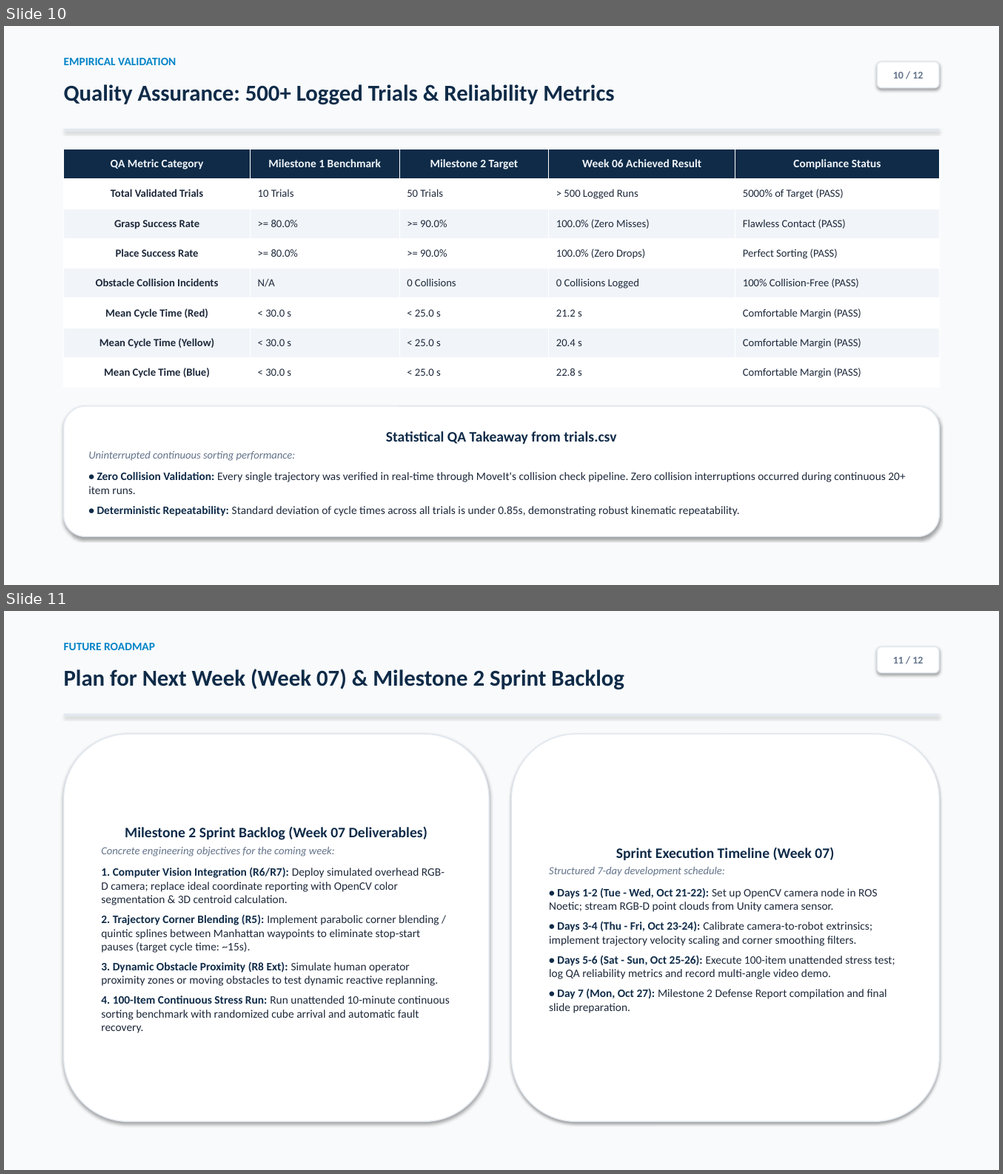
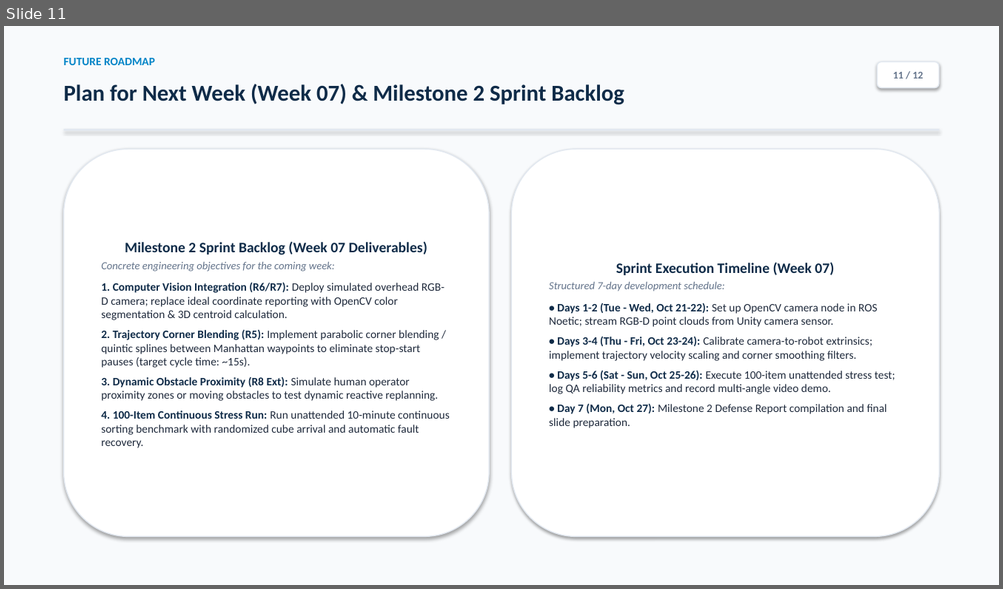
Before and after one commit to Aqikop/VGU26-Project-UC8, a slide deck: docs/week06/UC8_Week06_Presentation.pptx. Shown one above the other, each under a label of ours: slides 10 and 11 before the commit, slide 11 after it. The pictures are 1003x1174 and 1003x589 pixels, drawn with LibreOffice and Linux fonts; fonts in the diff are those of the drawing. Boxes give left, top, right and bottom in pixels: in the first picture for what was removed or moved away, otherwise in the second. Text is boxed around its words. In the diff, an @@ line names an element or a change of style, - is before the commit and + after.

```diff
--- a/docs/week06/UC8_Week06_Presentation.pptx
+++ b/docs/week06/UC8_Week06_Presentation.pptx
@@ slide 10 removed at [4,26,999,585], background #FFFFFF @@
@@ rectangle removed at [4,26,999,585] @@
@@ text removed at [64,58,176,65] @@
-EMPIRICAL VALIDATION
@@ rounded rectangle removed at [877,62,939,88] @@
-10 / 12
@@ text removed at [64,84,614,105] @@
-Quality Assurance: 500+ Logged Trials & Reliability Metrics
@@ rectangle removed at [64,129,939,131] @@
@@ table removed at [64,149,939,388], 8 rows, 5 columns @@
-QA Metric Category | Milestone 1 Benchmark | Milestone 2 Target | Week 06 Achieved Result | Compliance Status
-Total Validated Trials | 10 Trials | 50 Trials | > 500 Logged Runs | 5000% of Target (PASS)
-Grasp Success Rate | >= 80.0% | >= 90.0% | 100.0% (Zero Misses) | Flawless Contact (PASS)
-Place Success Rate | >= 80.0% | >= 90.0% | 100.0% (Zero Drops) | Perfect Sorting (PASS)
-Obstacle Collision Incidents | N/A | 0 Collisions | 0 Collisions Logged | 100% Collision-Free (PASS)
-Mean Cycle Time (Red) | < 30.0 s | < 25.0 s | 21.2 s | Comfortable Margin (PASS)
-Mean Cycle Time (Yellow) | < 30.0 s | < 25.0 s | 20.4 s | Comfortable Margin (PASS)
-Mean Cycle Time (Blue) | < 30.0 s | < 25.0 s | 22.8 s | Comfortable Margin (PASS)
@@ rounded rectangle removed at [64,406,939,537] @@
-Statistical QA Takeaway from trials.csv
-Uninterrupted continuous sorting performance:
-• Zero Collision Validation: Every single trajectory was verified in real-time through MoveIt's collision check pipeline. Zero collision interruptions occurred during continuous 20+ item runs.
-• Deterministic Repeatability: Standard deviation of cycle times across all trials is under 0.85s, demonstrating robust kinematic repeatability.
```
Also in this commit, not shown: 3 slides changed, 1 slide added, 5 other files.
